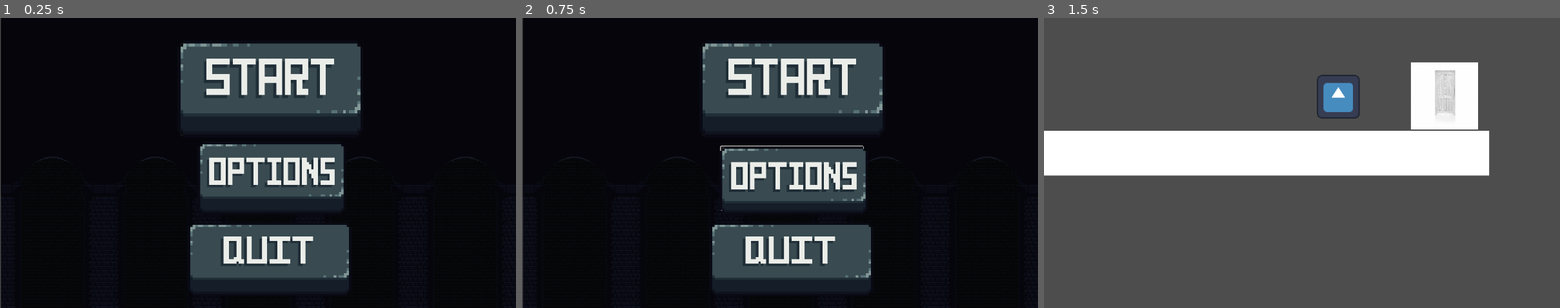
Above: before the commit, frames 1-3 (left to right).
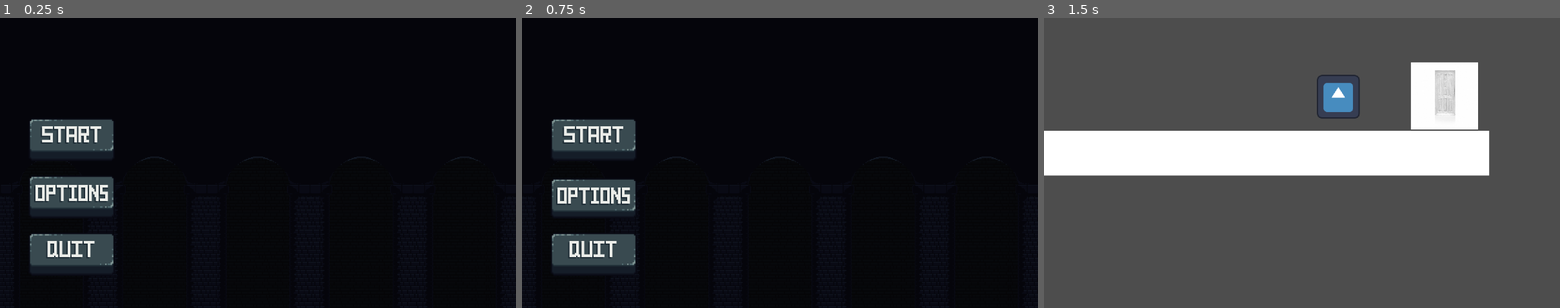
Above: after the commit, the same moments.

Repository: JQBA/Scaling
Game: Godot game, scene res://MainMenus/main_menu.tscn
Same seed, same stepped clock (60 frames per second), same inputs: the game is played once before the commit and once after it. The engine's default icon, where the game draws it, is replaced by a stand-in: a white triangle on a blue panel in a dark square.
Inputs (mouse positions are in pixels of both pictures, inside the frame that each line leads up to; where the layout moved, square brackets give the same spot in the first picture):
- Up to frame 1 (0.25 s): no input
- Up to frame 2 (0.75 s): click (594, 197) [790, 177] at 0.5 s
- Up to frame 3 (1.5 s): click (1116, 139) [1312, 90] at 1.25 s

The runs differ from the first frame. In frame 1, 30% of the frame differs, in the area x 0-93%, y 0-100%; in frame 2, 30%; in frame 3, nothing differs.

Commit message:
Main Menu Edits

Diff:
--- a/GamePlayObjects/DuplicationCheese.tscn
+++ b/GamePlayObjects/DuplicationCheese.tscn
@@ -2,6 +2,7 @@
 
 [ext_resource type="Script" path="res://DuplicationCheese.gd" id="1_mgr8b"]
 [ext_resource type="Texture2D" uid="uid://bak4w4x1aqwnj" path="res://Assets/Cheese-PNG-Pic-Background.png" id="2_fbsvn"]
+
 
 [sub_resource type="CircleShape2D" id="CircleShape2D_ojan1"]
 radius = 57.3062
--- a/GamePlayObjects/EndDoor.tscn
+++ b/GamePlayObjects/EndDoor.tscn
@@ -2,6 +2,7 @@
 
 [ext_resource type="Script" path="res://Scipts/EndDoor.gd" id="1_dpef0"]
 [ext_resource type="Texture2D" uid="uid://c4jrgmapxy6aq" path="res://Assets/fantastic-wooden-door.jpg" id="1_llbmv"]
+
 
 [sub_resource type="RectangleShape2D" id="RectangleShape2D_pj0s1"]
 
--- a/GamePlayObjects/GrowthCheese.tscn
+++ b/GamePlayObjects/GrowthCheese.tscn
@@ -2,6 +2,7 @@
 
 [ext_resource type="Texture2D" uid="uid://b6xs3ouxvjwms" path="res://Assets/piece-cheese-isolated.jpg" id="1_2ufcr"]
 [ext_resource type="Script" path="res://Scipts/GrowthCheese.gd" id="1_cwofg"]
+
 
 [sub_resource type="CircleShape2D" id="CircleShape2D_no28x"]
 radius = 21.455
--- a/MainMenus/main_menu.gd
+++ b/MainMenus/main_menu.gd
@@ -17,26 +17,3 @@
 
 func _on_quit_pressed():
 	get_tree().quit()
-
-
-#moves button for start
-func _on_start_mouse_entered():
-	$"start/start img".frame = 1
-
-func _on_start_mouse_exited():
-	$"start/start img".frame = 0
-
-#moves button for quit
-func _on_quit_mouse_entered():
-	$"Quit/quit img".frame = 1
-
-func _on_quit_mouse_exited():
-	$"Quit/quit img".frame = 0
-
-
-#same for options
-func _on_options_mouse_entered():
-		$"Options/options img".frame = 1
-
-func _on_options_mouse_exited():
-		$"Options/options img".frame = 0
--- a/MainMenus/main_menu.tscn
+++ b/MainMenus/main_menu.tscn
@@ -1,139 +1,60 @@
-[gd_scene load_steps=16 format=3 uid="uid://dge28ftgl0fv0"]
+[gd_scene load_steps=10 format=3 uid="uid://dge28ftgl0fv0"]
 
 [ext_resource type="Script" path="res://MainMenus/main_menu.gd" id="2_fvi5q"]
-[ext_resource type="Texture2D" uid="uid://dxii2lb0cryud" path="res://Assets/start_button.png" id="2_jnj5t"]
-[ext_resource type="Texture2D" uid="uid://bf80d0ernq5n2" path="res://Assets/quit_button.png" id="3_jbowe"]
-[ext_resource type="Texture2D" uid="uid://c4x2mpn7cirie" path="res://Assets/options_button.png" id="4_s8cx8"]
-[ext_resource type="Texture2D" uid="uid://bte235xyth1ru" path="res://Assets/Background1.png" id="5_ayr31"]
-[ext_resource type="Texture2D" uid="uid://bf2to6ajgpsfw" path="res://Assets/Background2.png" id="6_huwn4"]
-
-[sub_resource type="AtlasTexture" id="AtlasTexture_chxga"]
-atlas = ExtResource("2_jnj5t")
-region = Rect2(0, 0, 64, 32)
-
-[sub_resource type="AtlasTexture" id="AtlasTexture_8qgbg"]
-atlas = ExtResource("2_jnj5t")
-region = Rect2(64, 0, 64, 32)
-
-[sub_resource type="SpriteFrames" id="SpriteFrames_y4wfi"]
-animations = [{
-"frames": [{
-"duration": 1.0,
-"texture": SubResource("AtlasTexture_chxga")
-}, {
-"duration": 1.0,
-"texture": SubResource("AtlasTexture_8qgbg")
-}],
-"loop": true,
-"name": &"default",
-"speed": 5.0
-}]
-
-[sub_resource type="AtlasTexture" id="AtlasTexture_bhj3y"]
-atlas = ExtResource("3_jbowe")
-region = Rect2(0, 0, 64, 32)
-
-[sub_resource type="AtlasTexture" id="AtlasTexture_lhblm"]
-atlas = ExtResource("3_jbowe")
-region = Rect2(64, 0, 64, 32)
-
-[sub_resource type="SpriteFrames" id="SpriteFrames_qjwds"]
-animations = [{
-"frames": [{
-"duration": 1.0,
-"texture": SubResource("AtlasTexture_bhj3y")
-}, {
-"duration": 1.0,
-"texture": SubResource("AtlasTexture_lhblm")
-}],
-"loop": true,
-"name": &"default",
-"speed": 5.0
-}]
-
-[sub_resource type="AtlasTexture" id="AtlasTexture_imrxv"]
-atlas = ExtResource("4_s8cx8")
-region = Rect2(0, 0, 64, 32)
-
-[sub_resource type="AtlasTexture" id="AtlasTexture_8o32s"]
-atlas = ExtResource("4_s8cx8")
-region = Rect2(64, 0, 64, 32)
-
-[sub_resource type="SpriteFrames" id="SpriteFrames_0ef6g"]
-animations = [{
-"frames": [{
-"duration": 1.0,
-"texture": SubResource("AtlasTexture_imrxv")
-}, {
-"duration": 1.0,
-"texture": SubResource("AtlasTexture_8o32s")
-}],
-"loop": true,
-"name": &"default",
-"speed": 5.0
-}]
+[ext_resource type="Texture2D" uid="uid://c1hiex5kmp5cm" path="res://Assets/Buttons/Start/startbutton_up.png" id="2_mmul1"]
+[ext_resource type="Texture2D" uid="uid://bsmtikcef2n3o" path="res://Assets/Buttons/Start/startbutton_down.png" id="3_76660"]
+[ext_resource type="Texture2D" uid="uid://jxudgkp8bs4a" path="res://Assets/Buttons/Options/optionbutton_up.png" id="4_8x20i"]
+[ext_resource type="Texture2D" uid="uid://bte235xyth1ru" path="res://Backgrounds/Background1.png" id="5_ayr31"]
+[ext_resource type="Texture2D" uid="uid://cpnisp8q2fr7b" path="res://Assets/Buttons/Options/optionbutton_down.png" id="5_p8swo"]
+[ext_resource type="Texture2D" uid="uid://brxrrop4j82qg" path="res://Assets/Buttons/Quit/quitbutton_up.png" id="6_8xl34"]
+[ext_resource type="Texture2D" uid="uid://bf2to6ajgpsfw" path="res://Backgrounds/Background2.png" id="6_huwn4"]
+[ext_resource type="Texture2D" uid="uid://4sn4dnv3b8ex" path="res://Assets/Buttons/Quit/quitbutton_down.png" id="7_o50og"]
 
 [node name="MainMenu" type="Node2D"]
 script = ExtResource("2_fvi5q")
 
-[node name="start" type="Button" parent="."]
-offset_left = 402.0
-offset_top = 55.0
-offset_right = 801.0
-offset_bottom = 264.0
-text = "start"
+[node name="Start" type="TextureButton" parent="."]
+offset_left = 64.0
+offset_top = 224.0
+offset_right = 128.0
+offset_bottom = 256.0
+scale = Vector2(3, 3)
+texture_normal = ExtResource("2_mmul1")
+texture_hover = ExtResource("3_76660")
 
-[node name="start img" type="AnimatedSprite2D" parent="start"]
-position = Vector2(201.75, 103.5)
-scale = Vector2(6.47656, 6.78125)
-sprite_frames = SubResource("SpriteFrames_y4wfi")
+[node name="Options" type="TextureButton" parent="."]
+offset_left = 64.0
+offset_top = 352.0
+offset_right = 128.0
+offset_bottom = 384.0
+scale = Vector2(3, 3)
+texture_normal = ExtResource("4_8x20i")
+texture_hover = ExtResource("5_p8swo")
 
-[node name="Quit" type="Button" parent="."]
-offset_left = 428.0
-offset_top = 468.0
-offset_right = 776.0
-offset_bottom = 610.0
-text = "Quit"
+[node name="Quit" type="TextureButton" parent="."]
+offset_left = 64.0
+offset_top = 480.0
+offset_right = 128.0
+offset_bottom = 512.0
+scale = Vector2(3, 3)
+texture_normal = ExtResource("6_8xl34")
+texture_hover = ExtResource("7_o50og")
 
-[node name="quit img" type="AnimatedSprite2D" parent="Quit"]
-position = Vector2(174, 71)
-scale = Vector2(5.71875, 5.125)
-sprite_frames = SubResource("SpriteFrames_qjwds")
-
-[node name="Options" type="Button" parent="."]
-offset_left = 444.0
-offset_top = 287.0
-offset_right = 761.0
-offset_bottom = 428.0
-text = "Options
-"
-
-[node name="options img" type="AnimatedSprite2D" parent="Options"]
-position = Vector2(163, 71)
-scale = Vector2(5.17188, 5.09375)
-sprite_frames = SubResource("SpriteFrames_0ef6g")
-
-[node name="ParallaxBackground" type="ParallaxBackground" parent="."]
-
-[node name="ParallaxLayer" type="ParallaxLayer" parent="ParallaxBackground"]
-
-[node name="Sprite2D2" type="Sprite2D" parent="ParallaxBackground/ParallaxLayer"]
+[node name="Sprite2D2" type="Sprite2D" parent="."]
+show_behind_parent = true
+light_mask = 2
 visibility_layer = 2
-position = Vector2(578, 324)
+position = Vector2(576, 324)
 scale = Vector2(1.8, 1.8)
 texture = ExtResource("6_huwn4")
 
-[node name="Sprite2D" type="Sprite2D" parent="ParallaxBackground/ParallaxLayer"]
+[node name="Sprite2D" type="Sprite2D" parent="."]
+show_behind_parent = true
+light_mask = 2
 visibility_layer = 2
-position = Vector2(578, 324)
+position = Vector2(576, 324)
 scale = Vector2(1.8, 1.8)
 texture = ExtResource("5_ayr31")
 
-[connection signal="mouse_entered" from="start" to="." method="_on_start_mouse_entered"]
-[connection signal="mouse_exited" from="start" to="." method="_on_start_mouse_exited"]
-[connection signal="pressed" from="start" to="." method="_on_start_pressed"]
-[connection signal="mouse_entered" from="Quit" to="." method="_on_quit_mouse_entered"]
-[connection signal="mouse_exited" from="Quit" to="." method="_on_quit_mouse_exited"]
+[connection signal="pressed" from="Start" to="." method="_on_start_pressed"]
 [connection signal="pressed" from="Quit" to="." method="_on_quit_pressed"]
-[connection signal="mouse_entered" from="Options" to="." method="_on_options_mouse_entered"]
-[connection signal="mouse_exited" from="Options" to="." method="_on_options_mouse_exited"]
--- a/levels/level_01.tscn
+++ b/levels/level_01.tscn
@@ -4,7 +4,8 @@
 [ext_resource type="Texture2D" uid="uid://dglhcyi8m03li" path="res://Assets/menu.png" id="1_y3h5p"]
 [ext_resource type="Texture2D" uid="uid://c5uf6o4fvq0id" path="res://Assets/Sprite_Sheet.png" id="2_88gke"]
 [ext_resource type="PackedScene" uid="uid://bt1kg0e8y8pqe" path="res://GamePlayObjects/PlayerNode.tscn" id="3_sa3p5"]
-[ext_resource type="PackedScene" path="res://GamePlayObjects/DuplicationCheese.tscn" id="4_plotx"]
+[ext_resource type="PackedScene" uid="uid://dehltyk5itfqe" path="res://GamePlayObjects/DuplicationCheese.tscn" id="4_plotx"]
+
 
 [sub_resource type="TileSetAtlasSource" id="TileSetAtlasSource_2i6n4"]
 texture = ExtResource("2_88gke")
Binary file added: Assets/Buttons/Options/optionbutton_down.png
Not shown, changed: Assets/Buttons/Options/optionbutton_down.png.import
Binary file added: Assets/Buttons/Options/optionbutton_up.png
Not shown, added: Assets/Buttons/Options/optionbutton_up.png.import
Binary file added: Assets/Buttons/Quit/quitbutton_down.png
Not shown, added: Assets/Buttons/Quit/quitbutton_down.png.import
Binary file added: Assets/Buttons/Quit/quitbutton_up.png
Not shown, added: Assets/Buttons/Quit/quitbutton_up.png.import
Binary file added: Assets/Buttons/Start/startbutton_down.png
Not shown, changed: Assets/Buttons/Start/startbutton_down.png.import
Binary file added: Assets/Buttons/Start/startbutton_up.png
Not shown, changed: Assets/Buttons/Start/startbutton_up.png.import
(and 7 more such lines)
